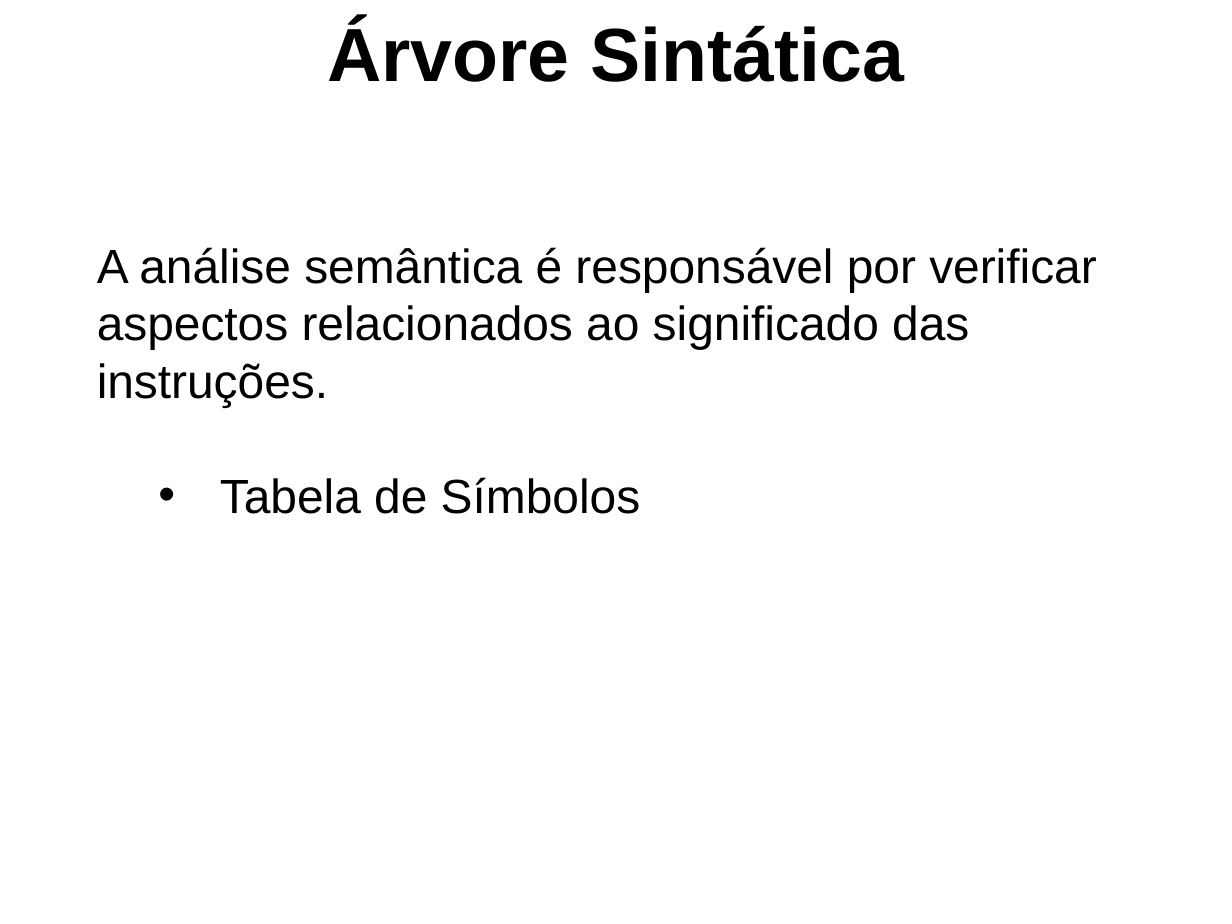
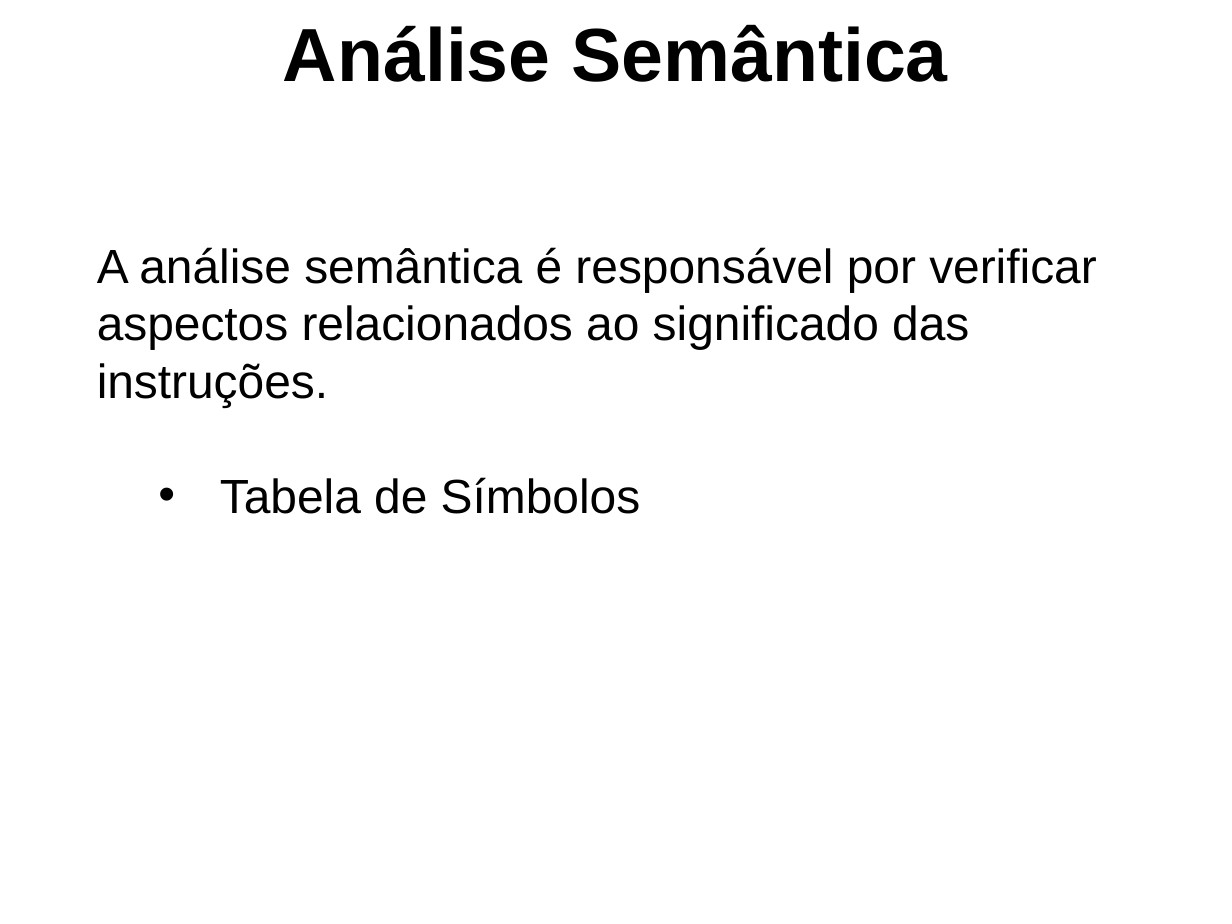
Before and after one commit to GabrielPRDF/TCC_Interpretador, a slide deck: slide 16 of Documentos/ApresentacaoTCC.ppt (slide 14 before the commit). Drawn at 1232x924 pixels with LibreOffice and Linux fonts; fonts in the diff are those of the drawing; background and template pictures are left out. Boxes give left, top, right and bottom in pixels: in the first picture for what was removed or moved away, otherwise in the second. Text is boxed around its words. In the diff, an @@ line names an element or a change of style, - is before the commit and + after.

```diff
--- a/Documentos/ApresentacaoTCC.ppt
+++ b/Documentos/ApresentacaoTCC.ppt
@@ text at box(283, 24, 947, 82): text changed @@
-Árvore Sintática
+Análise Semântica
```
Also in this commit, not shown: 7 other slides changed, 2 slides added, 10 other files.
